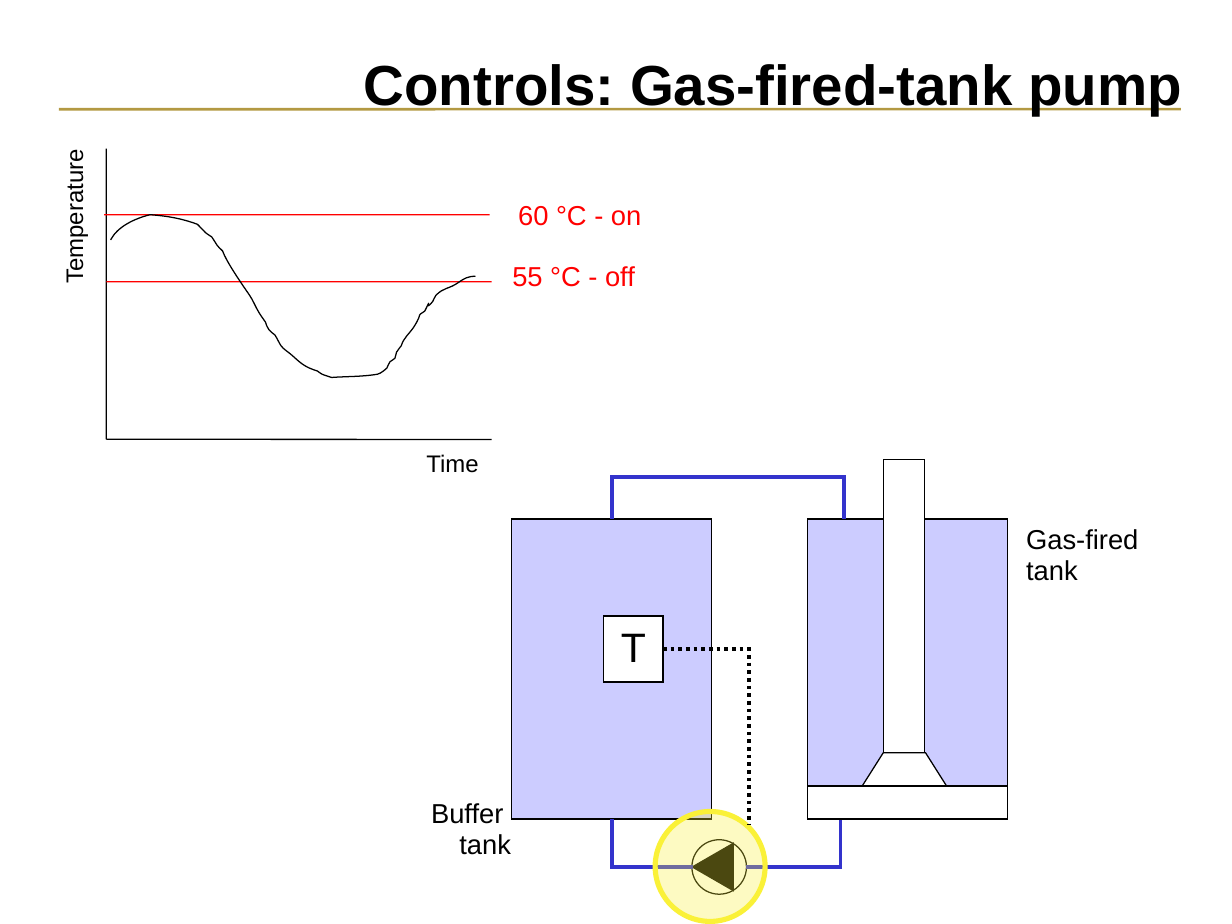
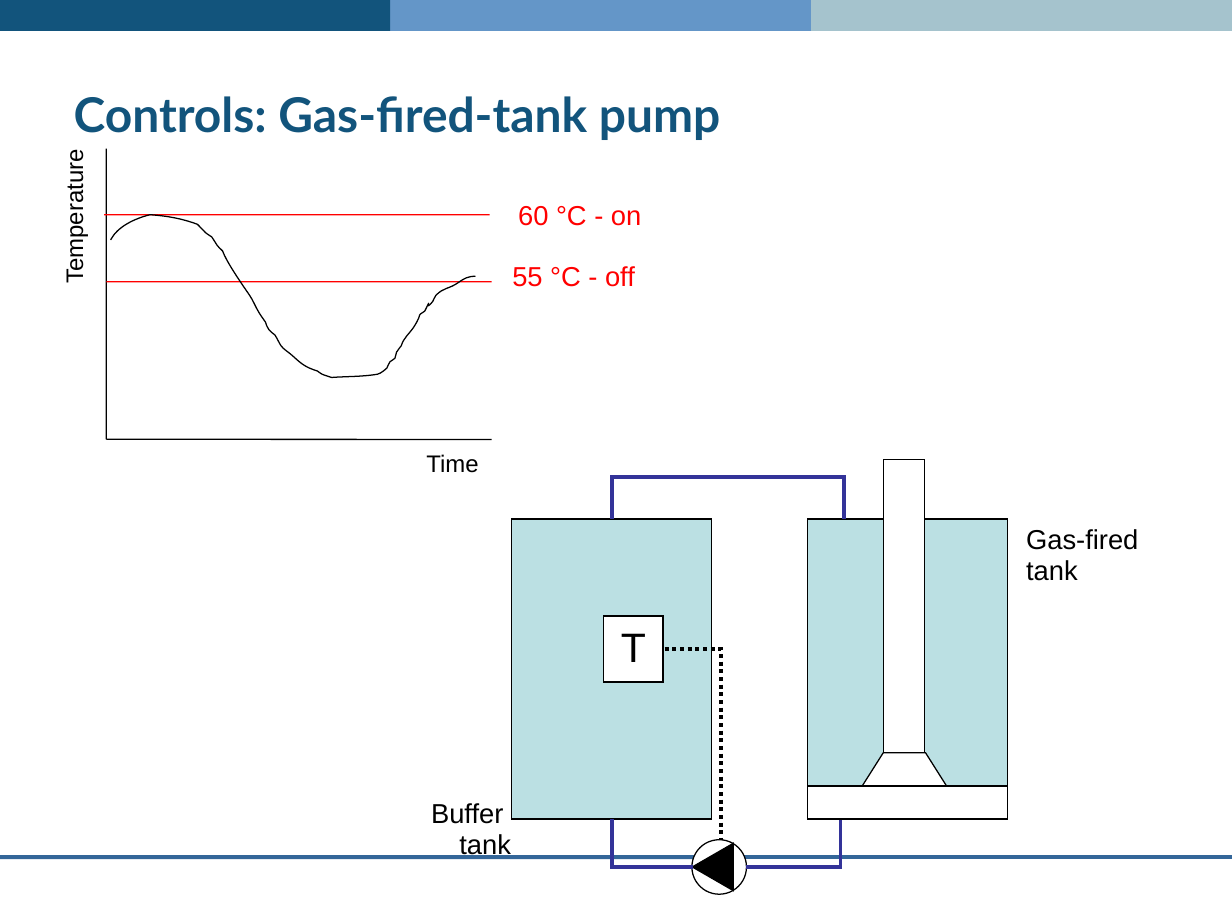
Before and after one commit to ESP-rCommunity/ESPrExtras, a slide deck: slide 16 of training/co-simulator_ESP-r/plant_network/plant_network.pln.ppt. Drawn at 1232x924 pixels with LibreOffice and Linux fonts; fonts in the diff are those of the drawing; background and template pictures are left out. Boxes give left, top, right and bottom in pixels: in the first picture for what was removed or moved away, otherwise in the second. Text is boxed around its words. In the diff, an @@ line names an element or a change of style, - is before the commit and + after.

```diff
--- a/training/co-simulator_ESP-r/plant_network/plant_network.pln.ppt
+++ b/training/co-simulator_ESP-r/plant_network/plant_network.pln.ppt
@@ rectangle added at (x1=0, y1=0, x2=391, y2=31), fill #12547C @@
@@ rectangle added at (x1=339, y1=0, x2=841, y2=31), fill #6496C8 @@
@@ rectangle added at (x1=811, y1=0, x2=1232, y2=31), fill #A5C3CD @@
@@ title "Controls: Gas-fired-tank pump" moved from (x1=364, y1=64, x2=1182, y2=115) to (x1=74, y1=96, x2=720, y2=140) @@
@@ title "Controls: Gas-fired-tank pump" at (x1=74, y1=96, x2=720, y2=140): size 33 to 28 pt, font Arial to Lato, text colour #000000 to #12547C; alignment right to left; line spacing 0.84 to 1 @@
@@ line removed from (1180, 110) to (59, 110) @@
@@ elbow line (844, 519) - (611, 519): stroke #3333CC 2.24 pt to #333399 2.24 pt @@
@@ rectangle at (x1=511, y1=519, x2=712, y2=819): fill #CCCCFF to #BBE0E3 @@
@@ rectangle at (x1=807, y1=519, x2=1007, y2=819): fill #CCCCFF to #BBE0E3 @@
@@ elbow line moved from (663, 649) - (749, 825) to (665, 649) - (721, 840) @@
@@ text "Buffer" rewrapped from (x1=431, y1=803, x2=511, y2=855) to (x1=431, y1=803, x2=511, y2=859) @@
@@ elbow line (844, 819) - (747, 867): stroke #3333CC 2.24 pt to #333399 2.24 pt @@
@@ elbow line (692, 867) - (611, 819): stroke #3333CC 2.24 pt to #333399 2.24 pt @@
@@ ellipse removed at (x1=655, y1=812, x2=765, y2=922) @@
@@ line added from (1232, 857) to (0, 857), #336699 2.24 pt @@
```
Also in this commit, not shown: 16 other slides changed, 1 other file.
